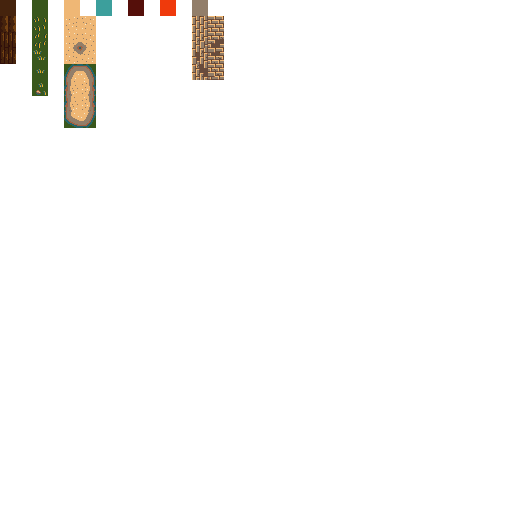
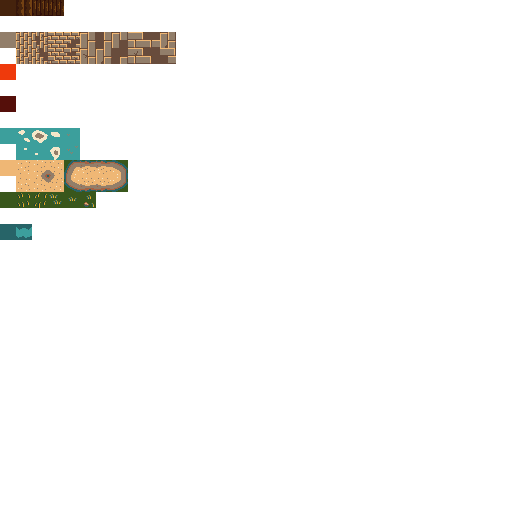
Before/after of a 512 × 512 layered artwork. What changed in the layer stack:
painted on "Background" over [0, 0, 224, 240]
